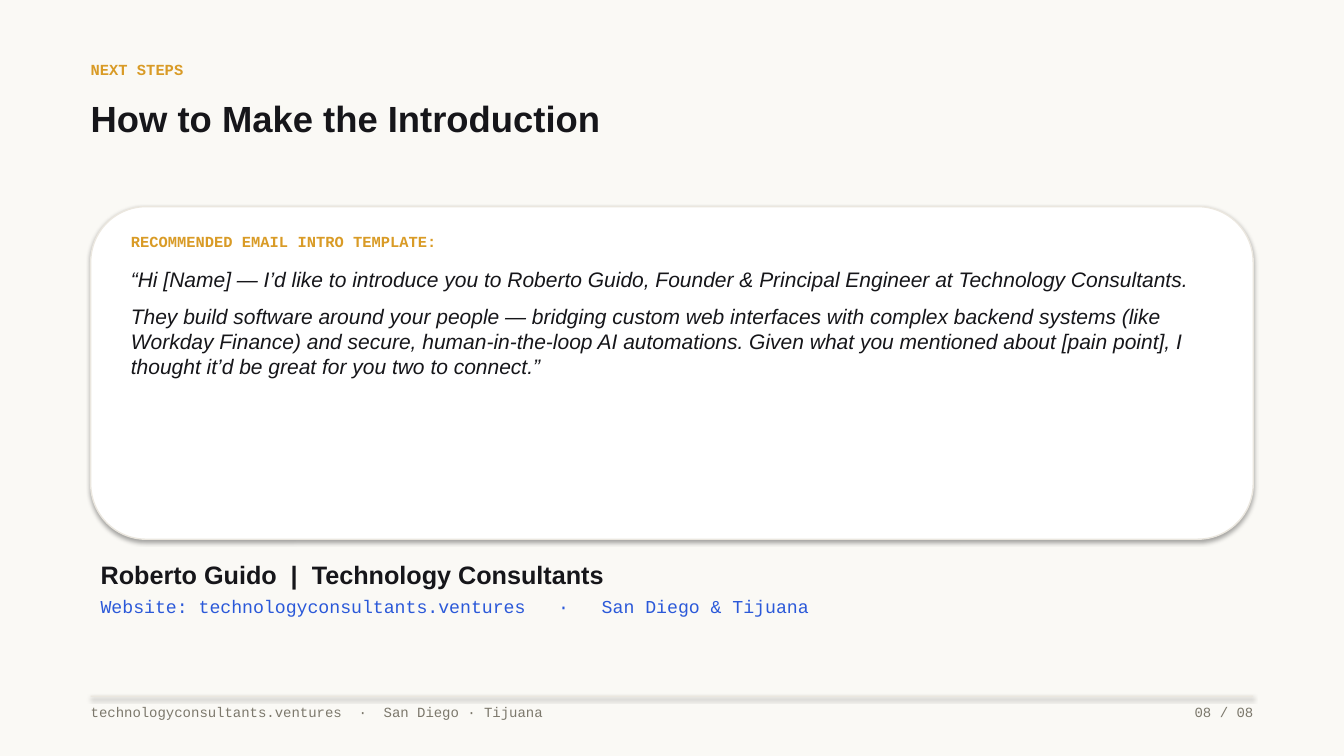
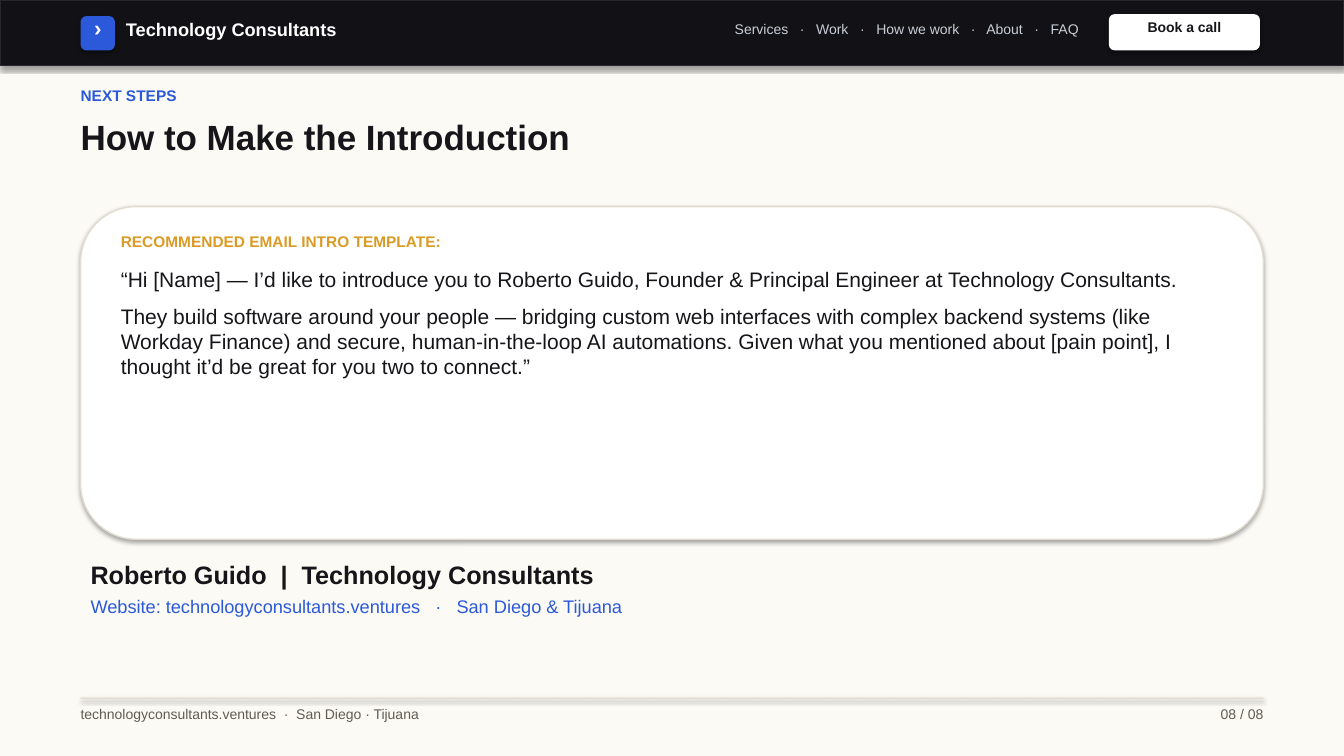
Before and after one commit to rguido198/TechnologyConsultantsVentures, a slide deck: slide 8 of Technology_Consultants_Who_to_Send_My_Way.pptx. Drawn at 1344x756 pixels with LibreOffice and Linux fonts; fonts in the diff are those of the drawing. Boxes give left, top, right and bottom in pixels: in the first picture for what was removed or moved away, otherwise in the second. Text is boxed around its words. In the diff, an @@ line names an element or a change of style, - is before the commit and + after.

Commit message:
Update design.md and rebuild PowerPoint decks with Helvetica Neue system sans typography, web navigation mockup, and clean modern software brand styling

```diff
--- a/Technology_Consultants_Who_to_Send_My_Way.pptx
+++ b/Technology_Consultants_Who_to_Send_My_Way.pptx
@@ background #FAF9F5 to #FBFAF5 @@
@@ rectangle added at bbox=[0, 0, 1344, 66], fill #121216, outline #26262C 1 pt @@
@@ rounded rectangle added at bbox=[81, 16, 115, 50], fill #2B59D9 @@
@@ text added at bbox=[81, 14, 115, 48], 16 pt, text #FFFFFF, bold @@
+›
@@ text added at bbox=[126, 22, 337, 40], 13 pt, text #FFFFFF, bold @@
+Technology Consultants
@@ text added at bbox=[735, 24, 1079, 37], 10 pt, text #C8CDD7 @@
+Services · Work · How we work · About · FAQ
@@ rounded rectangle added at bbox=[1109, 14, 1260, 50], fill #FFFFFF @@
@@ text added at bbox=[1148, 22, 1221, 32], 10 pt, text #16161A, bold @@
+Book a call
@@ text "NEXT STEPS": place and size @@
-text "NEXT STEPS" at bbox=[91, 64, 183, 75]
+text "NEXT STEPS" at bbox=[81, 90, 177, 101]
@@ text "NEXT STEPS" at bbox=[81, 90, 177, 101]: font Courier New to Arial, text colour #D99B26 to #2B59D9 @@
@@ text "How to Make the Introduction": place and size @@
-text "How to Make the Introduction" at bbox=[91, 105, 600, 133]
+text "How to Make the Introduction" at bbox=[81, 124, 570, 151]
@@ text "How to Make the Introduction" at bbox=[81, 124, 570, 151]: size 26 to 25 pt @@
@@ rounded rectangle: place and size @@
-rounded rectangle at bbox=[91, 207, 1253, 539]
+rounded rectangle at bbox=[81, 207, 1263, 539]
@@ rounded rectangle at bbox=[81, 207, 1263, 539]: outline #EBE7DF 1 pt to #E2DDD0 1 pt @@
@@ text "RECOMMENDED EMAIL INTRO TEMPLATE:": place and size @@
-text "RECOMMENDED EMAIL INTRO TEMPLATE:" at bbox=[131, 236, 1188, 379]
+text "RECOMMENDED EMAIL INTRO TEMPLATE:" at bbox=[121, 236, 1177, 379]
@@ text "RECOMMENDED EMAIL INTRO TEMPLATE:" at bbox=[121, 236, 1177, 379]: font Courier New to Arial in "RECOMMENDED EMAIL INTRO TEMPLATE:"; italic off @@
@@ text "Roberto Guido | Technology Consultants": place and size @@
-text "Roberto Guido | Technology Consultants" at bbox=[101, 565, 808, 617]
+text "Roberto Guido | Technology Consultants" at bbox=[91, 565, 622, 617]
@@ text at bbox=[91, 599, 622, 617]: font Courier New to Arial in "Website: technologyconsultants.ventures · San Diego & Tijuan ..." @@
@@ text "technologyconsultants.ventures · San Diego · ...": place and size @@
-text "technologyconsultants.ventures · San Diego · ..." at bbox=[91, 707, 543, 720]
+text "technologyconsultants.ventures · San Diego · ..." at bbox=[81, 709, 419, 722]
@@ text "technologyconsultants.ventures · San Diego · ..." at bbox=[81, 709, 419, 722]: font Courier New to Arial, text colour #7C786C to #5F5C52 @@
@@ rectangle: place and size @@
-rectangle at bbox=[91, 696, 1253, 697]
+rectangle at bbox=[81, 698, 1263, 699]
@@ rectangle at bbox=[81, 698, 1263, 699]: fill #EBE7DF to #E2DDD0 @@
@@ text "08 / 08" at bbox=[1221, 709, 1264, 719]: font Courier New to Arial, text colour #7C786C to #5F5C52 @@
@@ text "08 / 08": place and size @@
-text "08 / 08" at bbox=[1195, 707, 1254, 717]
+text "08 / 08" at bbox=[1221, 709, 1264, 719]
```
Also in this commit, not shown: 7 other slides changed, 2 other files.
